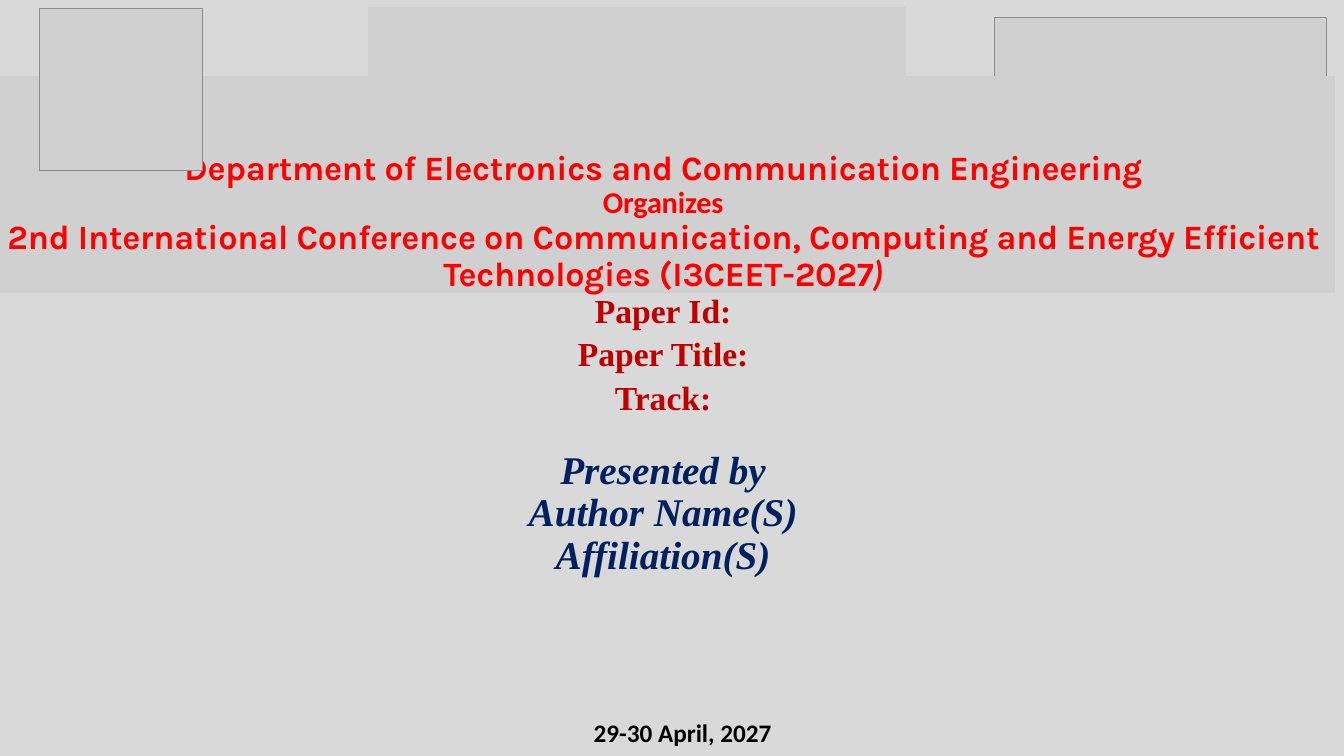
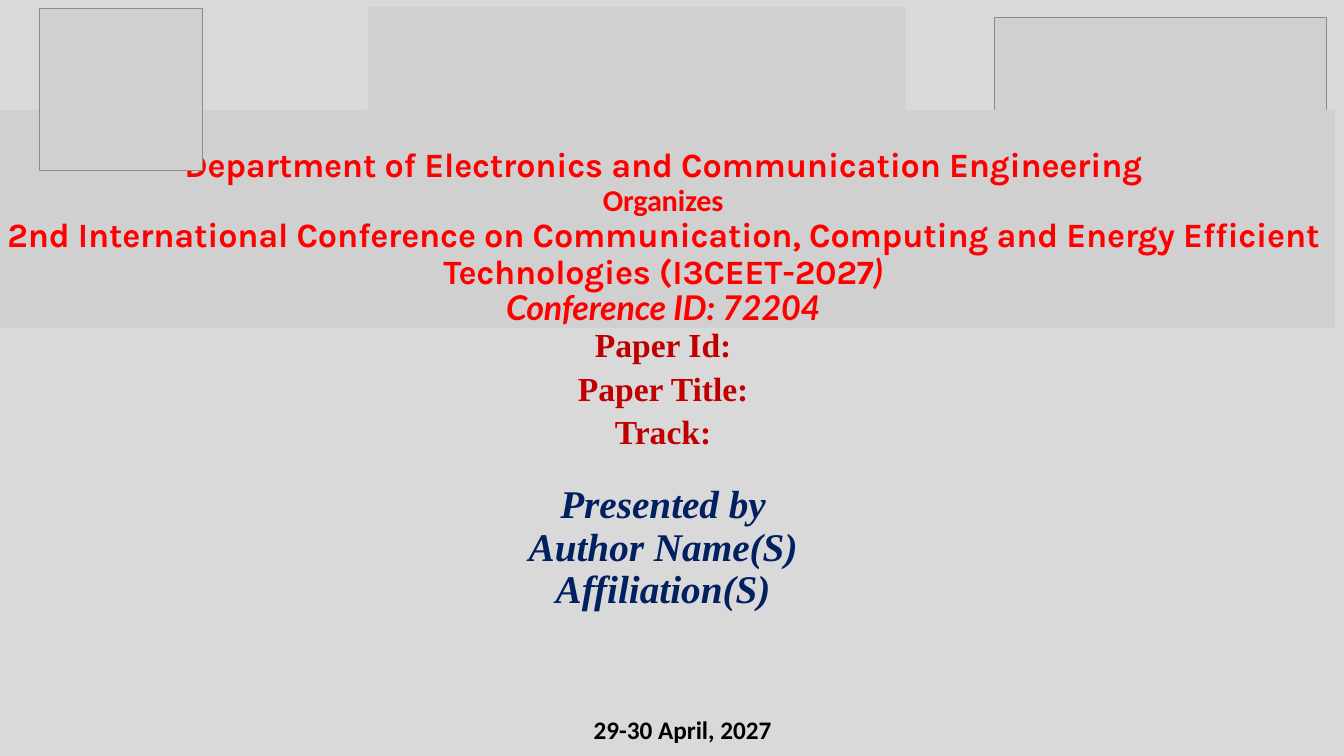
Before and after one commit to yuvrajsingh835/I3CEET-website, a slide deck: slide 1 of resources/presentation_slide.pptx. Drawn at 1344x756 pixels with LibreOffice and Linux fonts; fonts in the diff are those of the drawing; grey boxes stand for pictures. Boxes give left, top, right and bottom in pixels: in the first picture for what was removed or moved away, otherwise in the second. Text is boxed around its words. In the diff, an @@ line names an element or a change of style, - is before the commit and + after.

Commit message:
Update presentation slides resource

```diff
--- a/resources/presentation_slide.pptx
+++ b/resources/presentation_slide.pptx
@@ text at (506,291,820,325): paragraph added @@
+Conference ID: 72204
@@ 2 texts, 1 picture: place and size @@
-2 texts, 1 picture at (0,75,1335,576)
+2 texts, 1 picture at (0,110,1335,611)
```
